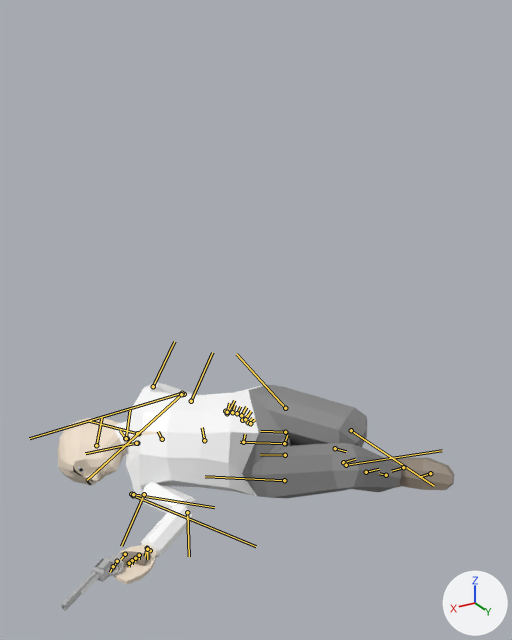
The FBX model FloatyBoaty/Assets/Models/Bandit1Rigged.fbx: old version first, new version second.
Before and after are seen from a camera (50 mm lens) standing at (3.01, 4.55, 3.62) and looking at (0.58, 0.49, 1.59). Every picture has the same lights, and +X, +Y and +Z are marked at lower right. Both versions are drawn at frame 908 of the action 'CINEMA_4D_Main'; the numbers are the values there. The bones that bend it are drawn over the model as lines.

The first picture shows 'Bandit1', 'RevolverModel'.
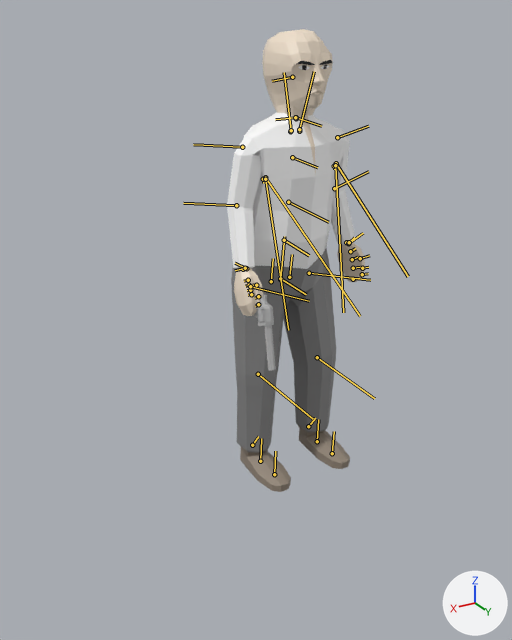
ob_r_elbow_con is not drawn itself; it is the parent of ob_r_hand_con.
ob_torso_con is not drawn itself; it is the parent of ob_hip_fk_con.
ob_r_shoulder_con is not drawn itself; it is the parent of ob_r_elbow_con.

Changed parts and their boxes (x1, y1, x2, y2) in the pictures (512 x 640 px):
'Bandit1', posed (65% narrower, 127% taller): before (58, 381, 454, 584); after (227, 29, 365, 492)
'RevolverModel', posed: before (61, 551, 151, 611); after (254, 292, 276, 370)
bone 'Root_null_jnt', root to tip: before (285, 443) to (285, 443); after (280, 279) to (280, 279)
bone 'L_FK_Shoulder_jnt', root to tip: before (153, 386) to (174, 341); after (337, 137) to (368, 126)
bone 'L_FK_Elbow_jnt', root to tip: before (191, 401) to (212, 352); after (334, 188) to (368, 171)
bone 'R_FK_Shoulder_jnt', root to tip: before (144, 494) to (121, 546); after (242, 147) to (193, 144)
bone 'R_FK_Elbow_jnt', root to tip: before (187, 512) to (189, 556); after (236, 205) to (183, 203)
bone 'L_Hip_jnt', root to tip: before (285, 408) to (236, 354); after (309, 273) to (370, 280)
bone 'L_Knee_jnt', root to tip: before (351, 430) to (434, 486); after (317, 357) to (374, 398)
bone 'L_Foot_jnt', root to tip: before (335, 448) to (346, 451); after (308, 426) to (315, 418)
bone 'L_Toe_jnt', root to tip: before (343, 462) to (355, 459); after (317, 441) to (318, 419)
bone 'R_Hip_jnt', root to tip: before (284, 480) to (205, 476); after (250, 286) to (309, 301)
bone 'R_Knee_jnt', root to tip: before (346, 465) to (442, 450); after (258, 374) to (313, 419)
bone 'R_Foot_jnt', root to tip: before (386, 475) to (379, 473); after (252, 445) to (258, 436)
bone 'R_Toe_jnt', root to tip: before (403, 467) to (391, 471); after (260, 461) to (261, 438)
bone 'Head_null', root to tip: before (127, 438) to (126, 439); after (296, 118) to (296, 117)

Edits to the bpy script that builds the scene:
```text
Change bone_root_null_jnt:
    where bone_root_null_jnt = bpy.data.objects['Biped_rig'].pose.bones['Root_null_jnt']
    bone_root_null_jnt.location: (-21.9, 38.9, 126.3) -> (1.0, -7.0, 0.0)
    bone_root_null_jnt.rotation_quaternion: (0.717, -0.422, 0.548, -0.085) -> (0.998, 0.052, -0.008, -0.035)  # degrees (-87, 46, -57) -> degrees (6, -1, -4)
Change bone_l_fk_shoulder_jnt:
    where bone_l_fk_shoulder_jnt = bpy.data.objects['Biped_rig'].pose.bones['L_FK_Shoulder_jnt']  # child of 'L_FK_Collar_jnt'
    bone_l_fk_shoulder_jnt.rotation_quaternion: (0.561, -0.729, 0.105, -0.378) -> (0.751, -0.647, 0.092, 0.094)  # degrees (-95, -26, -40) -> degrees (-81, 15, 1)
Change bone_l_fk_elbow_jnt:
    where bone_l_fk_elbow_jnt = bpy.data.objects['Biped_rig'].pose.bones['L_FK_Elbow_jnt']  # child of 'L_FK_Shoulder_jnt'
    bone_l_fk_elbow_jnt.rotation_quaternion: (0.99, -0.009, 0.143, 0.011) -> (0.995, 0.0, -0.103, 0.0)  # degrees (-1, 16, 1) -> degrees (0, -12, 0)
Change bone_r_fk_shoulder_jnt:
    where bone_r_fk_shoulder_jnt = bpy.data.objects['Biped_rig'].pose.bones['R_FK_Shoulder_jnt']  # child of 'R_FK_Collar_jnt'
    bone_r_fk_shoulder_jnt.rotation_quaternion: (0.826, -0.534, 0.124, -0.132) -> (0.771, -0.635, 0.039, -0.035)  # degrees (-66, 4, -20) -> degrees (-79, 1, -6)
Change bone_r_fk_elbow_jnt:
    where bone_r_fk_elbow_jnt = bpy.data.objects['Biped_rig'].pose.bones['R_FK_Elbow_jnt']  # child of 'R_FK_Shoulder_jnt'
    bone_r_fk_elbow_jnt.rotation_quaternion: (0.678, 0.314, 0.6, -0.287) -> (0.99, 0.0, 0.142, 0.0)  # degrees (44, 83, -6) -> degrees (0, 16, 0)
Change bone_l_hip_jnt:
    where bone_l_hip_jnt = bpy.data.objects['Biped_rig'].pose.bones['L_Hip_jnt']  # child of 'L_Leg_null'
    bone_l_hip_jnt.rotation_quaternion: (0.906, 0.317, -0.253, 0.119) -> (0.993, 0.118, 0.0, 0.0)  # degrees (37, -32, 4) -> degrees (14, 0, 0)
Change bone_l_knee_jnt:
    where bone_l_knee_jnt = bpy.data.objects['Biped_rig'].pose.bones['L_Knee_jnt']  # child of 'L_Hip_jnt'
    bone_l_knee_jnt.rotation_quaternion: (0.464, -0.886, 0.0, 0.0) -> (0.998, -0.061, 0.0, 0.0)  # degrees (-125, 0, 0) -> degrees (-7, 0, 0)
Change bone_l_foot_jnt:
    where bone_l_foot_jnt = bpy.data.objects['Biped_rig'].pose.bones['L_Foot_jnt']  # child of 'L_Knee_jnt'
    bone_l_foot_jnt.rotation_quaternion: (0.991, -0.049, -0.122, -0.003) -> (1.0, -0.006, -0.026, -0.001)  # degrees (-6, -14, 0) -> degrees (-1, -3, 0)
Change bone_l_toe_jnt:
    where bone_l_toe_jnt = bpy.data.objects['Biped_rig'].pose.bones['L_Toe_jnt']  # child of 'L_Foot_jnt'
    bone_l_toe_jnt.rotation_quaternion: (0.963, -0.116, 0.245, 0.0) -> (1.0, 0.0, -0.013, 0.0)  # degrees (-15, 28, -4) -> degrees (0, -1, 0)
Change bone_r_hip_jnt:
    where bone_r_hip_jnt = bpy.data.objects['Biped_rig'].pose.bones['R_Hip_jnt']  # child of 'R_Leg_null'
    bone_r_hip_jnt.rotation_quaternion: (0.894, 0.446, 0.033, -0.021) -> (0.996, 0.09, 0.002, 0.0)  # degrees (53, 5, 0) -> degrees (10, 0, 0)
Change bone_r_knee_jnt:
    where bone_r_knee_jnt = bpy.data.objects['Biped_rig'].pose.bones['R_Knee_jnt']  # child of 'R_Hip_jnt'
    bone_r_knee_jnt.rotation_quaternion: (0.629, -0.777, 0.0, 0.0) -> (0.999, -0.034, 0.0, 0.0)  # degrees (-102, 0, 0) -> degrees (-4, 0, 0)
Change bone_r_foot_jnt:
    where bone_r_foot_jnt = bpy.data.objects['Biped_rig'].pose.bones['R_Foot_jnt']  # child of 'R_Knee_jnt'
    bone_r_foot_jnt.rotation_quaternion: (0.972, 0.199, 0.126, 0.003) -> (1.0, -0.005, -0.027, -0.001)  # degrees (24, 14, 3) -> degrees (-1, -3, 0)
Change bone_r_toe_jnt:
    where bone_r_toe_jnt = bpy.data.objects['Biped_rig'].pose.bones['R_Toe_jnt']  # child of 'R_Foot_jnt'
    bone_r_toe_jnt.rotation_quaternion: (0.935, -0.206, -0.29, 0.0) -> (1.0, 0.0, -0.012, 0.0)  # degrees (-27, -33, 8) -> degrees (0, -1, 0)
Change bone_head_null:
    where bone_head_null = bpy.data.objects['Biped_rig'].pose.bones['Head_null']  # child of 'Spine_FK_null'
    bone_head_null.rotation_quaternion: (0.806, -0.083, -0.505, 0.298) -> (0.994, -0.099, -0.032, 0.016)  # degrees (-42, -50, 61) -> degrees (-11, -3, 2)
```
